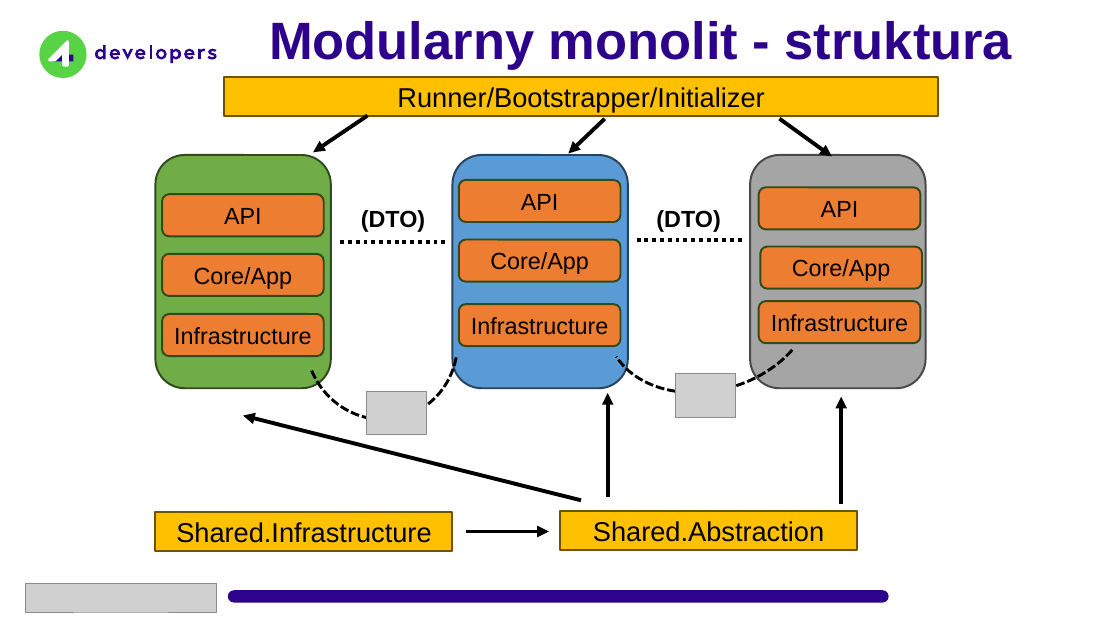
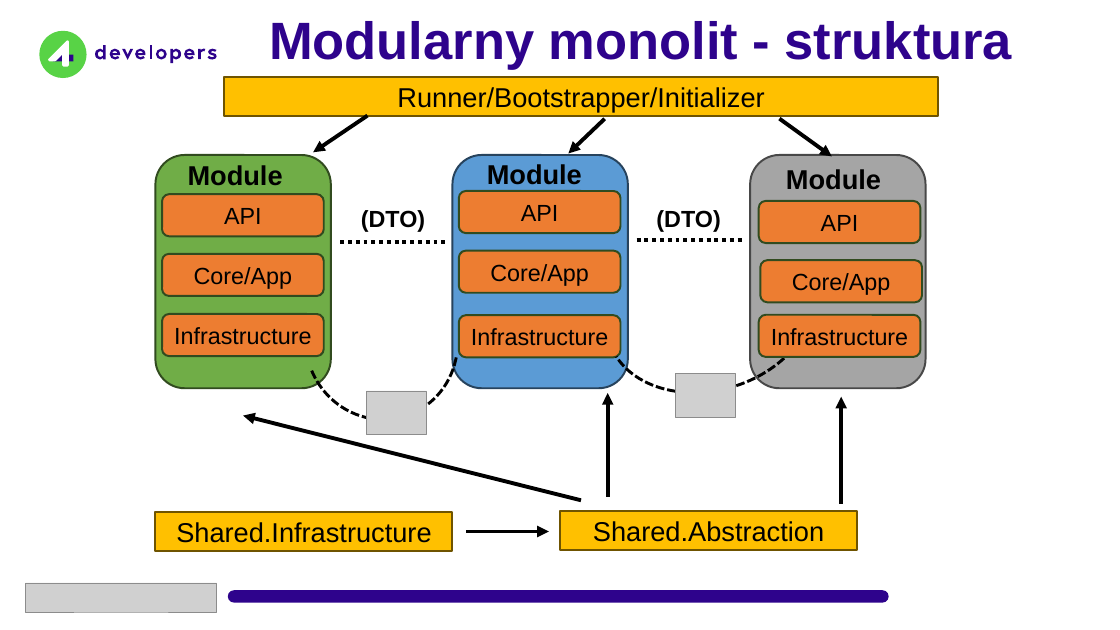
Before and after one commit to kamil-wysocki/4dev2024, a slide deck: slide 8 of 4Developers 2024.pptx. Drawn at 1120x630 pixels with LibreOffice and Linux fonts; fonts in the diff are those of the drawing; grey boxes stand for pictures; background and template pictures are left out. Boxes give left, top, right and bottom in pixels: in the first picture for what was removed or moved away, otherwise in the second. Text is boxed around its words. In the diff, an @@ line names an element or a change of style, - is before the commit and + after.

```diff
--- a/4Developers 2024.pptx
+++ b/4Developers 2024.pptx
@@ text added at [188,165,283,186], 28 pt, text #000000, bold @@
+Module
@@ text added at [487,164,582,185], 28 pt, text #000000, bold @@
+Module
@@ text added at [786,169,881,190], 28 pt, text #000000, bold @@
+Module
@@ 3 rounded rectangles: place and size @@
-3 rounded rectangles at [458,180,620,346]
+3 rounded rectangles at [458,191,620,357]
@@ 3 rounded rectangles: place and size @@
-3 rounded rectangles at [759,188,922,343]
+3 rounded rectangles at [759,201,922,357]
```
Also in this commit, not shown: 4 other slides changed.
